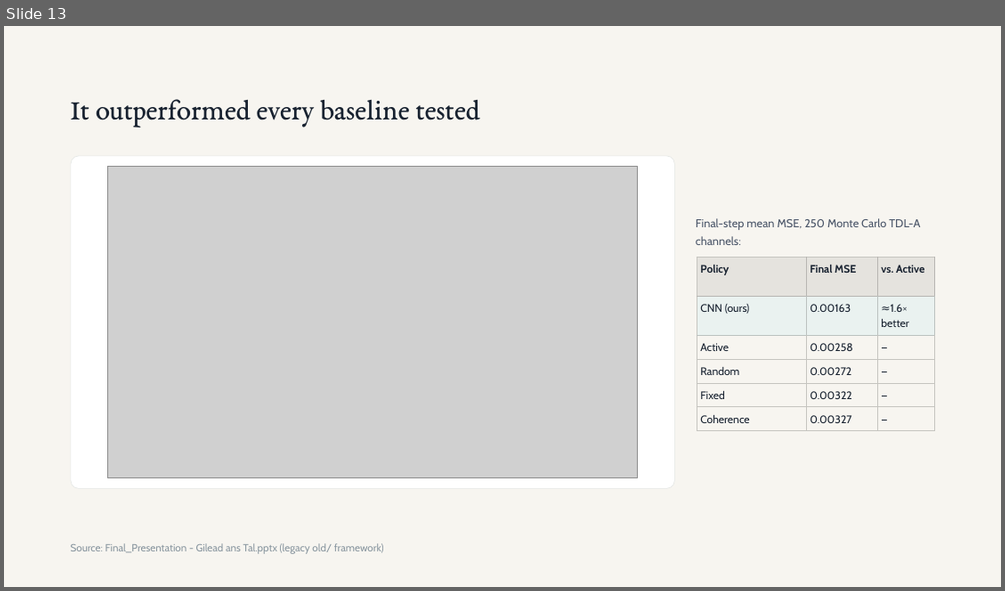
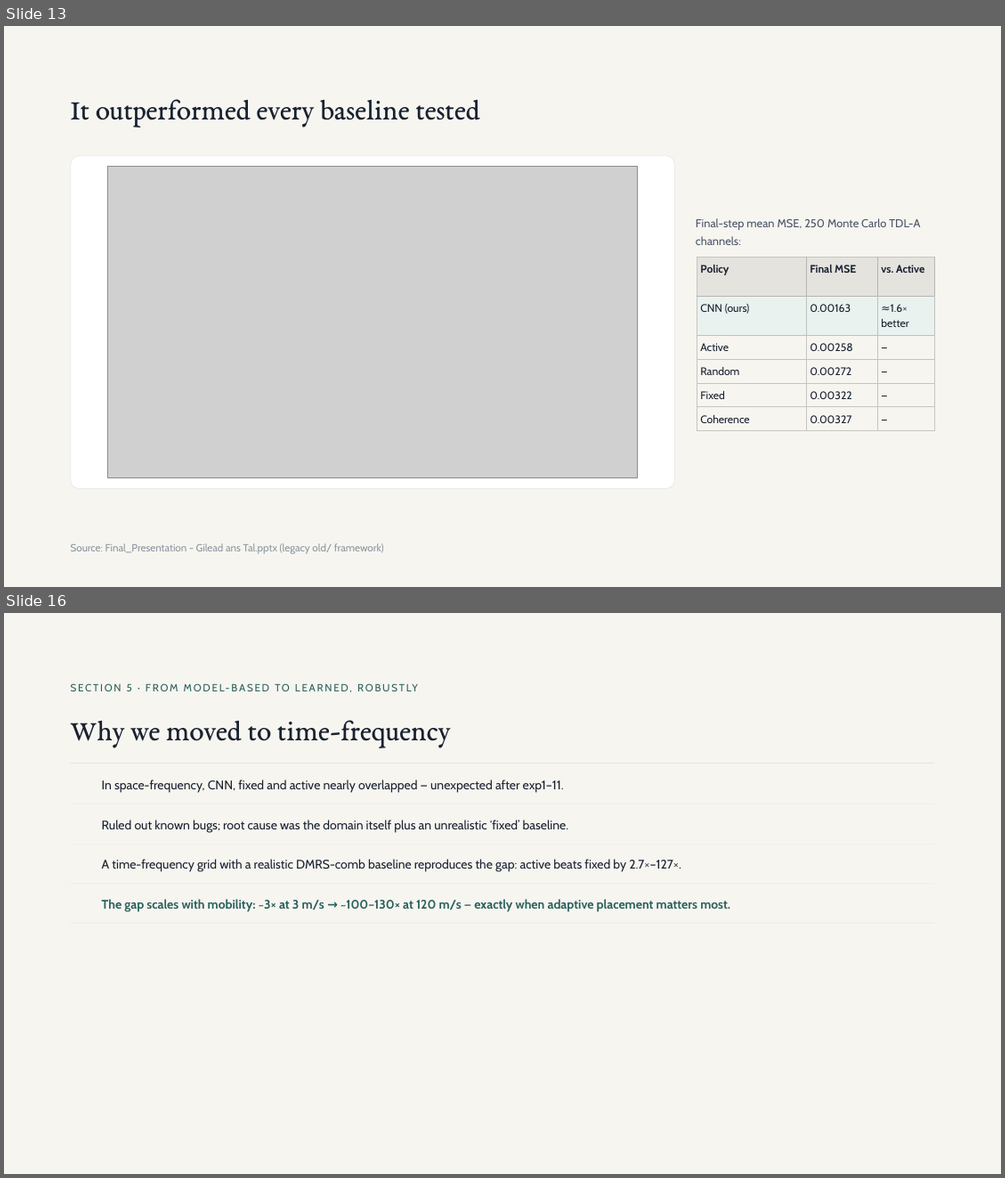
Before and after one commit to tal-pardo/model_based_pilot_allocation, a slide deck: Adaptive Pilot allocation - Research Presentation.pptx. Shown one above the other, each under a label of ours: slide 13 before the commit, slides 13 and 16 after it; the slides between them are not shown. The pictures are 1005x591 and 1005x1178 pixels, drawn with LibreOffice and Linux fonts; fonts in the diff are those of the drawing; grey boxes stand for pictures; background and template pictures are left out. Boxes give left, top, right and bottom in pixels: in the first picture for what was removed or moved away, otherwise in the second. Text is boxed around its words. In the diff, an @@ line names an element or a change of style, - is before the commit and + after.

```diff
--- a/Adaptive Pilot allocation - Research Presentation.pptx
+++ b/Adaptive Pilot allocation - Research Presentation.pptx
@@ slide 16 added at bbox=[4, 613, 1001, 1174], background #F7F5F0 @@
@@ text added at bbox=[127, 684, 272, 741], 10 pt, text #2B615D @@
+SECTION 5 · FROM MODEL-BASED TO LEARNED, ROBUSTLY
@@ title added at bbox=[71, 720, 450, 747], 28 pt, text #182230 @@
+Why we moved to time-frequency
@@ line added from (71, 763) to (934, 763), #E3E6E4 0.5 pt @@
@@ text added at bbox=[102, 779, 564, 793], 12 pt, text #182230 @@
+In space-frequency, CNN, fixed and active nearly overlapped — unexpected after exp1–11.
@@ line added from (71, 803) to (934, 803), #E3E6E4 0.5 pt @@
@@ text added at bbox=[102, 819, 568, 833], 12 pt, text #182230 @@
+Ruled out known bugs; root cause was the domain itself plus an unrealistic ‘fixed’ baseline.
@@ line added from (71, 844) to (934, 844), #E3E6E4 0.5 pt @@
@@ text added at bbox=[102, 859, 681, 872], 12 pt, text #182230 @@
+A time-frequency grid with a realistic DMRS-comb baseline reproduces the gap: active beats fixed by 2.7×–127×.
@@ line added from (71, 884) to (934, 884), #E3E6E4 0.5 pt @@
@@ text added at bbox=[102, 899, 730, 912], 12 pt, text #2B615D, bold @@
+The gap scales with mobility: ~3× at 3 m/s → ~100–130× at 120 m/s — exactly when adaptive placement matters most.
@@ line added from (71, 923) to (934, 923), #E3E6E4 0.5 pt @@
```
Also in this commit, not shown: 5 slides changed, 2 other slides added, 5 slides removed, 4 other files.
